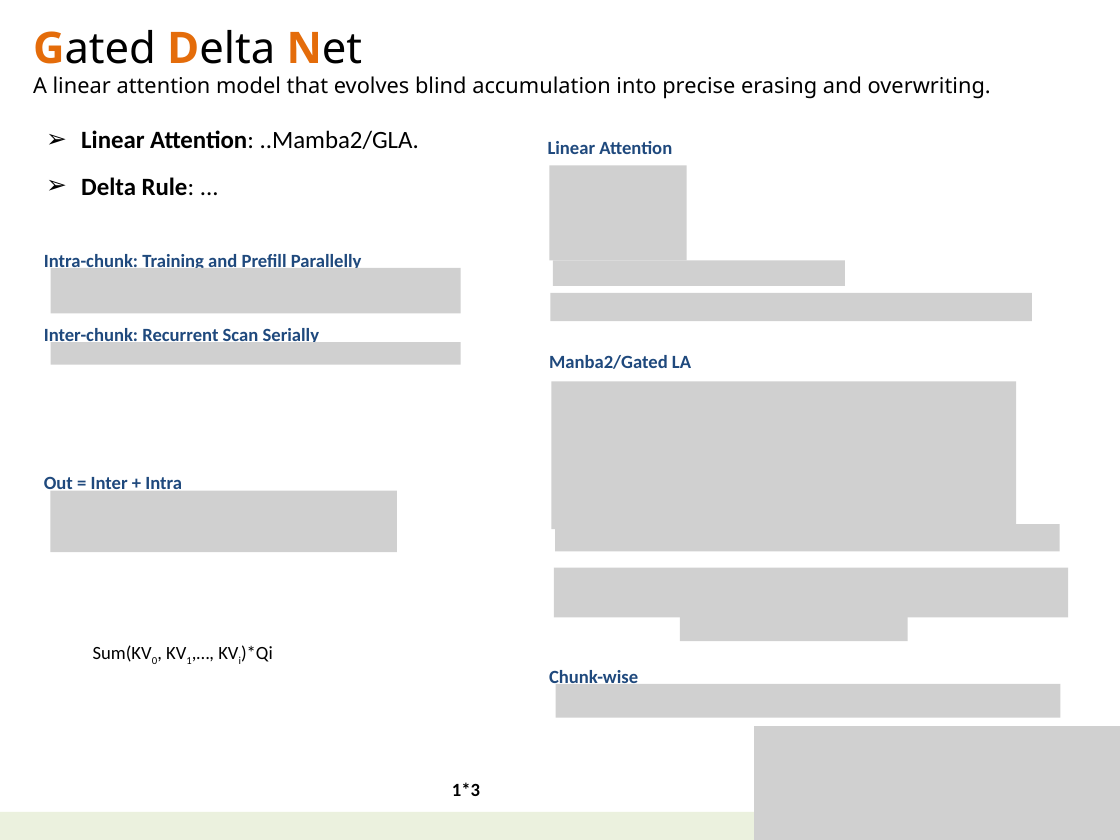
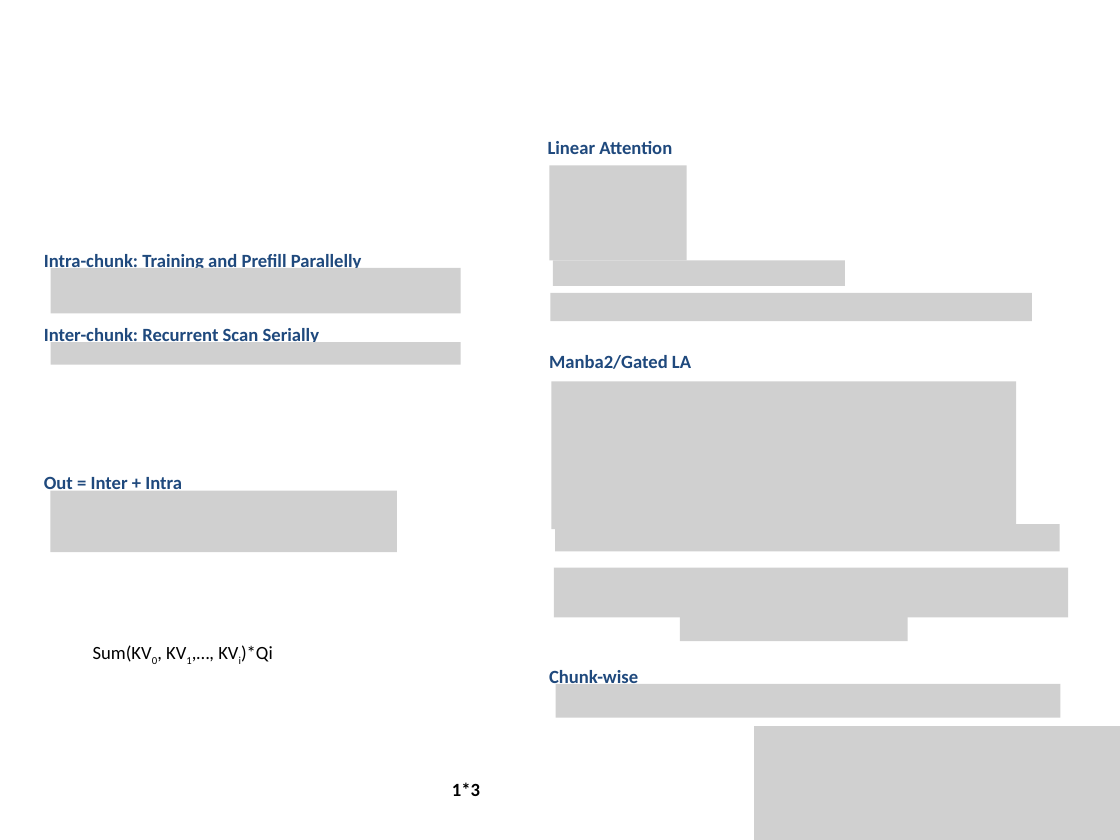
Before and after one commit to navibator/crazy-ai, a slide deck: slide 6 of temp.pptx. Drawn at 1120x840 pixels with LibreOffice and Linux fonts; fonts in the diff are those of the drawing; grey boxes stand for pictures. Boxes give left, top, right and bottom in pixels: in the first picture for what was removed or moved away, otherwise in the second. Text is boxed around its words. In the diff, an @@ line names an element or a change of style, - is before the commit and + after.

Commit message:
RNN and attention View in GDN

```diff
--- a/temp.pptx
+++ b/temp.pptx
@@ text removed at <box>33,30,991,99</box> @@
-Gated Delta Net
-A linear attention model that evolves blind accumulation into precise erasing and overwriting.
@@ text removed at <box>81,130,419,196</box> @@
-➢ Linear Attention: ..Mamba2/GLA.
-➢ Delta Rule: ...
@@ rectangle removed at <box>0,812,1120,840</box> @@
```
Also in this commit, not shown: 6 other slides changed.
